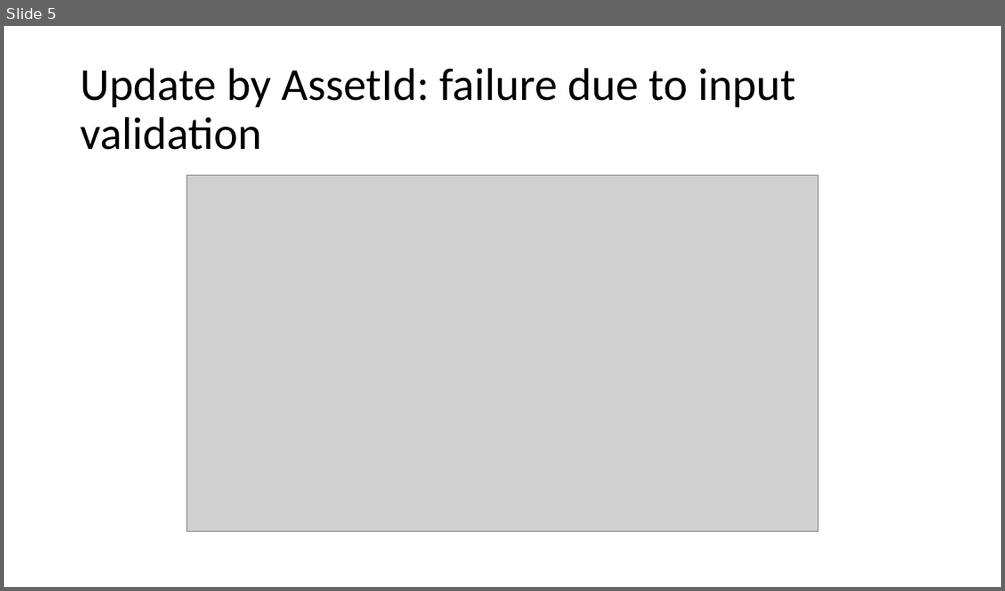
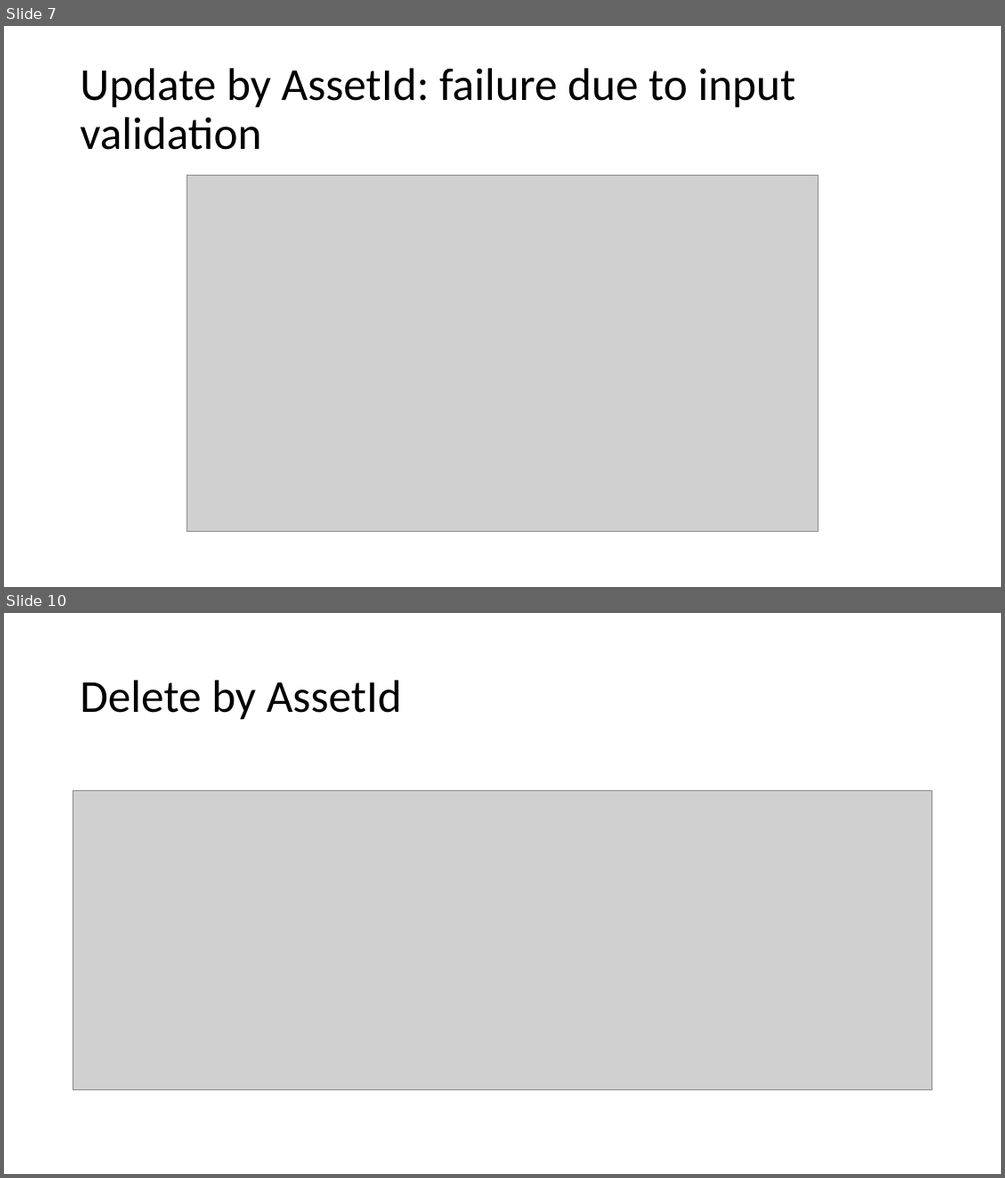
Before and after one commit to Lejuan60606/PlayGoodSolution, a slide deck: Presentation1.pptx. Shown one above the other, each under a label of ours: slide 5 before the commit, slides 7 and 10 after it; the slides between them are not shown. The pictures are 1005x591 and 1005x1178 pixels, drawn with LibreOffice and Linux fonts; fonts in the diff are those of the drawing; grey boxes stand for pictures. Boxes give left, top, right and bottom in pixels: in the first picture for what was removed or moved away, otherwise in the second. Text is boxed around its words. In the diff, an @@ line names an element or a change of style, - is before the commit and + after.

```diff
--- a/Presentation1.pptx
+++ b/Presentation1.pptx
@@ slide 10 added at box(4, 613, 1001, 1174), background #FFFFFF @@
@@ title added at box(80, 680, 402, 720), 44 pt, text #000000 @@
+Delete by AssetId
@@ picture added at box(73, 791, 933, 1090) @@
@@ what was slide 5 is now slide 7 @@
```
Also in this commit, not shown: 6 other slides added, 1 slide removed.
